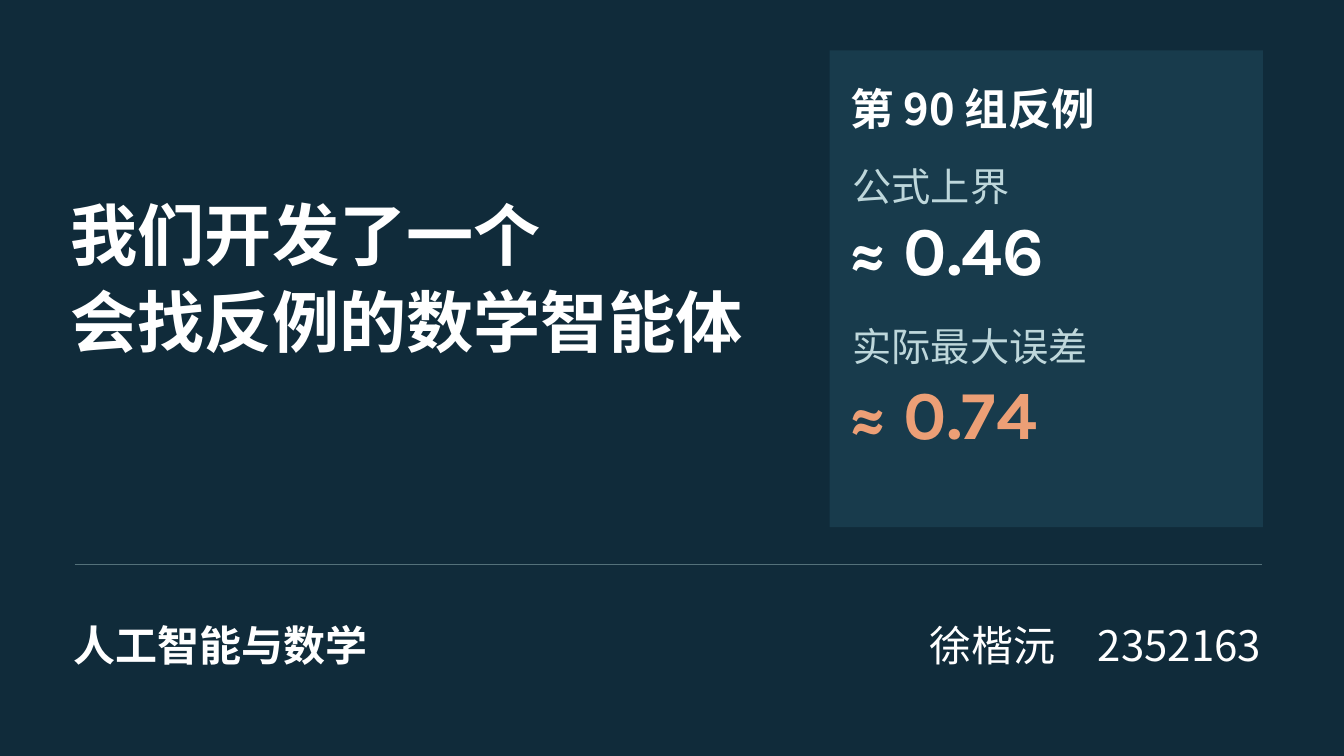
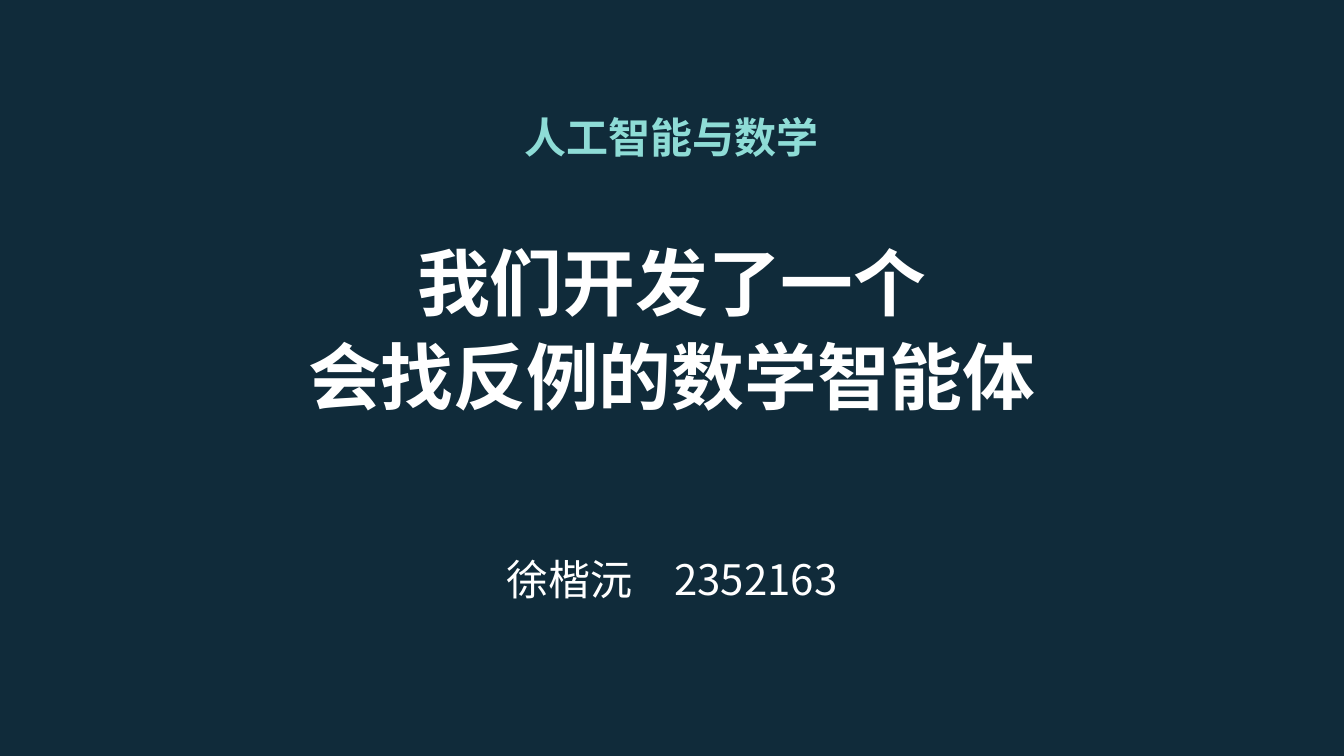
Before and after one commit to orgyuanbao/MoonshineThermalLab, a slide deck: slide 1 of MoonshineThermalLab/classroom/Moonshine热仿真课堂汇报.pptx. Drawn at 1344x756 pixels with LibreOffice and Linux fonts; fonts in the diff are those of the drawing. Boxes give left, top, right and bottom in pixels: in the first picture for what was removed or moved away, otherwise in the second. Text is boxed around its words. In the diff, an @@ line names an element or a change of style, - is before the commit and + after.

Commit message:
Simplify the title slide and introduce the counterexample on slide nine

```diff
--- a/MoonshineThermalLab/classroom/Moonshine热仿真课堂汇报.pptx
+++ b/MoonshineThermalLab/classroom/Moonshine热仿真课堂汇报.pptx
@@ rectangle removed at [830,50,1263,527] @@
@@ text removed at [851,88,1095,129] @@
-第 90 组反例
@@ text "人工智能与数学": place and size @@
-text "人工智能与数学" at [74,625,368,665]
+text "人工智能与数学" at [525,117,819,157]
@@ text "人工智能与数学" at [525,117,819,157]: text colour #FFFFFF to #8EDCD6; alignment left to centre @@
@@ text removed at [853,168,1010,204] @@
-公式上界
@@ text "我们开发了一个": place and size @@
-text "我们开发了一个" at [71,202,743,353]
+text "我们开发了一个" at [308,247,1035,411]
@@ text "我们开发了一个" at [308,247,1035,411]: size 48 to 52 pt; alignment left to centre @@
@@ text removed at [904,229,1045,276] @@
-≈ 0.46
@@ text removed at [853,328,1088,364] @@
-实际最大误差
@@ text removed at [904,393,1037,440] @@
-≈ 0.74
@@ text "徐楷沅 2352163": place and size @@
-text "徐楷沅 2352163" at [930,625,1261,665]
+text "徐楷沅 2352163" at [506,559,837,599]
@@ text "徐楷沅 2352163" at [506,559,837,599]: alignment right to centre @@
@@ line removed from (75, 565) to (1262, 565) @@
```
Also in this commit, not shown: 2 other files.
